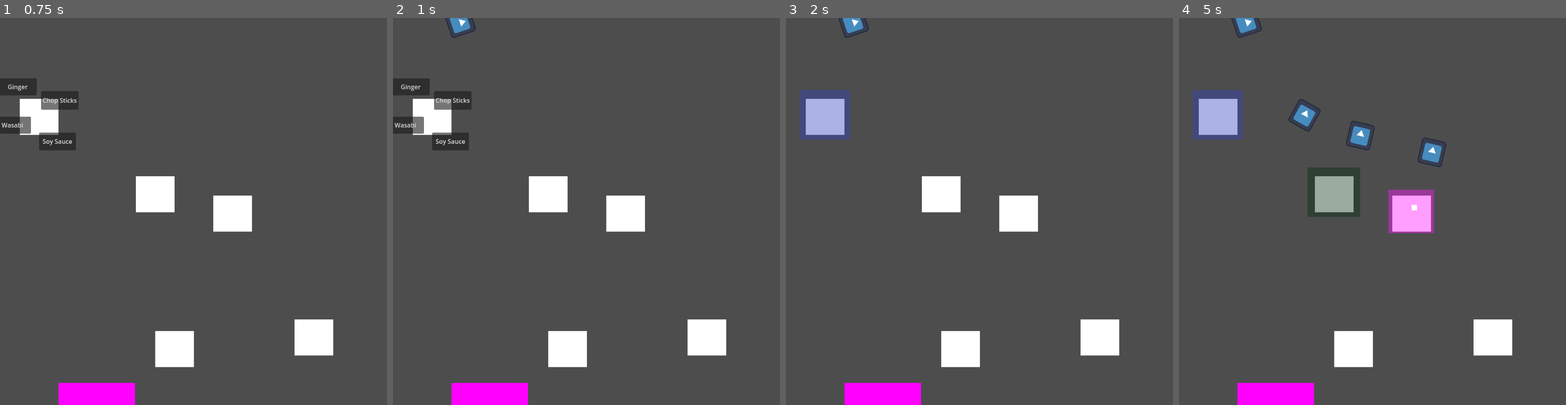
Above: before the commit, frames 1-4 (left to right).
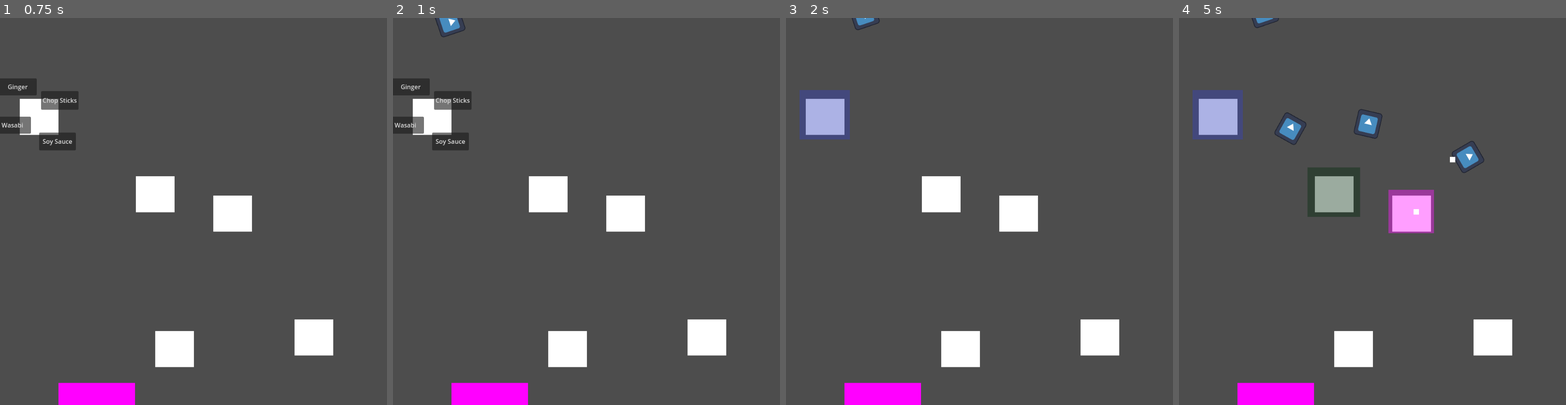
Above: after the commit, the same moments.

Repository: john9francis/sushi-attack
Game: Godot game, scene res://scripts/main.tscn
Same seed, same stepped clock (60 frames per second), same inputs: the game is played once before the commit and once after it. The engine's default icon, where the game draws it, is replaced by a stand-in: a white triangle on a blue panel in a dark square.
Inputs (mouse positions are in pixels of both pictures, inside the frame that each line leads up to):
- Up to frame 1 (0.75 s): tap Enter at 0.5 s; move the mouse to (38, 114) at 0.52 s; press the mouse at (38, 114) at 0.53 s
- Up to frame 2 (1 s): no input
- Up to frame 3 (2 s): release the mouse at (824, 114) at 1.25 s; click "Chop Sticks" at 1.25 s
- Up to frame 4 (5 s): move the mouse to (1333, 192) at 2.02 s; click (1333, 192) at 2.1 s; click "Soy Sauce" at 2.75 s; move the mouse to (1411, 211) at 3.52 s; press the mouse at (1411, 211) at 3.53 s; release the mouse at (1411, 211) at 4.25 s; click "Ginger" at 4.25 s

Frame 1 is identical in both runs. In frame 2, 0.3% of the frame differs, in the area x 10-22%, y 0-6%; in frame 3, 0.2%; in frame 4, 1.8%, in the area x 13-79%, y 0-51%.

Commit message:
got the enemies slightly offset from the path

Diff:
--- a/scripts/enemy_path_follow.gd
+++ b/scripts/enemy_path_follow.gd
@@ -5,8 +5,8 @@
 func _ready():
 	progress = 0
 
-	# set offset
-	set_h_offset(10.0)
+	# set random offset from the path
+	v_offset = randi() % 100 - 50
 
 
 func _process(delta):
